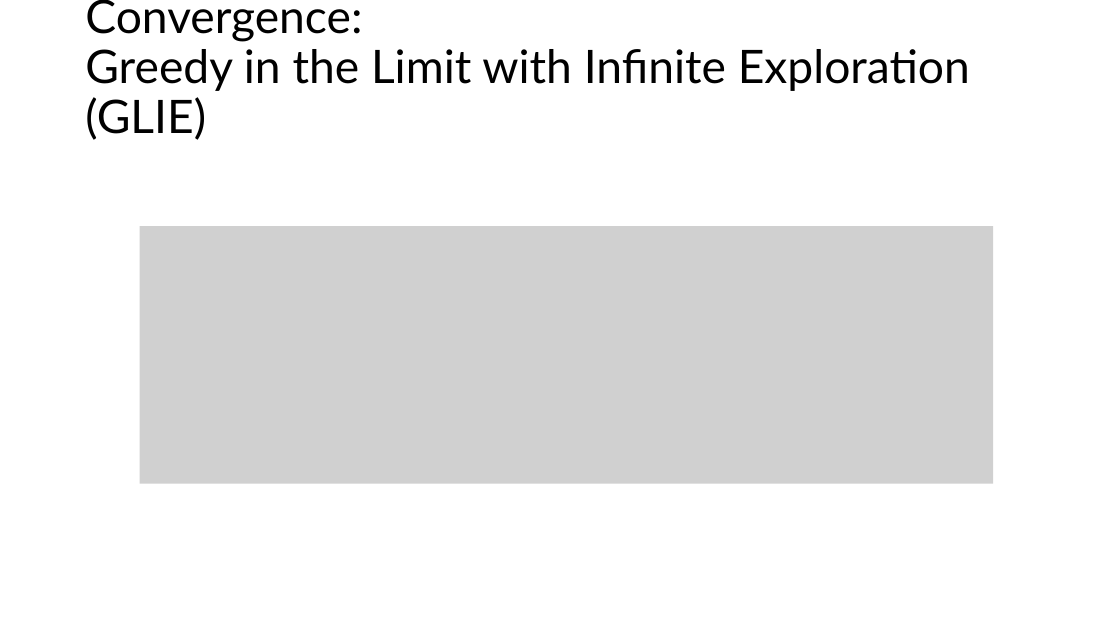
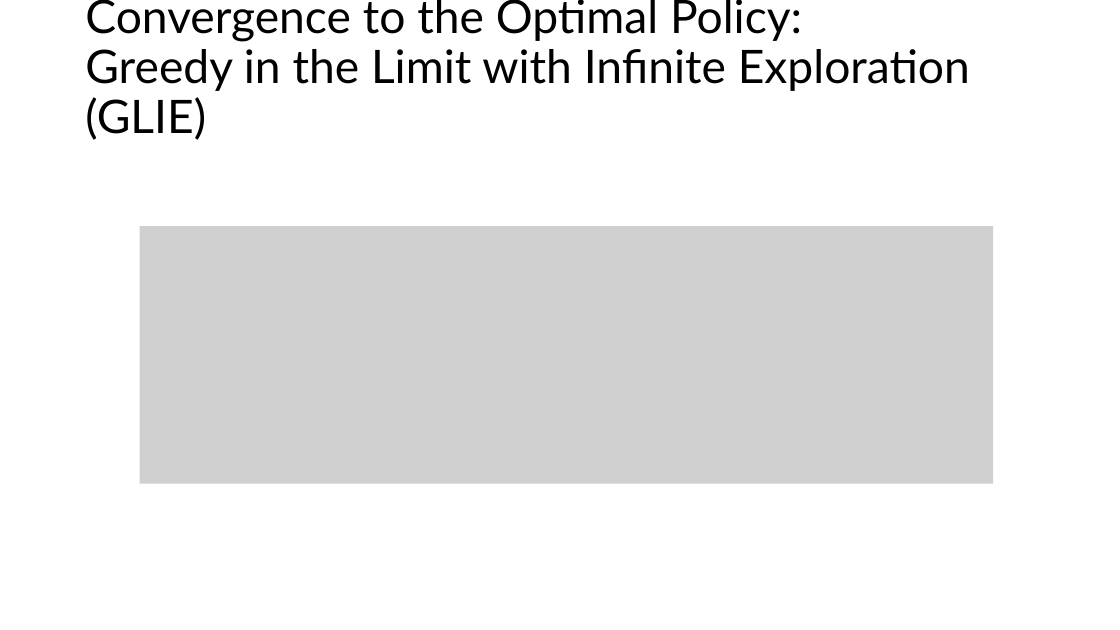
Before and after one commit to mhahsler/Introduction_to_Reinforcement_Learning, a slide deck: slide 20 of slides/Lecture_Chapter05.pptx. Drawn at 1120x630 pixels with LibreOffice and Linux fonts; fonts in the diff are those of the drawing; grey boxes stand for pictures. Boxes give left, top, right and bottom in pixels: in the first picture for what was removed or moved away, otherwise in the second. Text is boxed around its words. In the diff, an @@ line names an element or a change of style, - is before the commit and + after.

Commit message:
updated slide.

```diff
--- a/slides/Lecture_Chapter05.pptx
+++ b/slides/Lecture_Chapter05.pptx
@@ title at (85,0,970,140): text changed @@
-Convergence:
-Greedy in the Limit with Infinite Exploration (GLIE)
+Convergence to the Optimal Policy:
+Greedy in the Limit with Infinite Exploration (GLIE)
```
Also in this commit, not shown: 5 other files.
